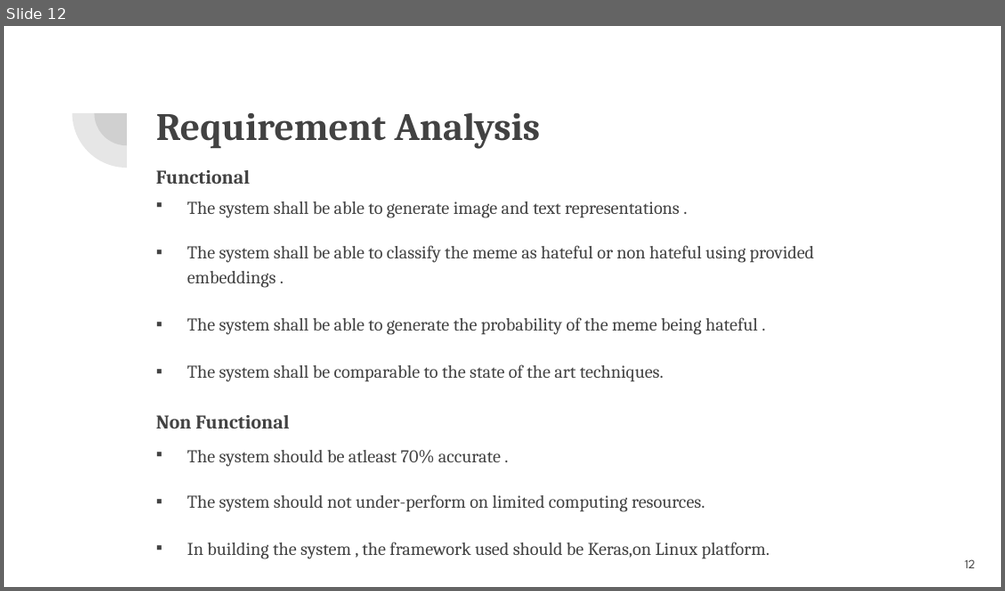
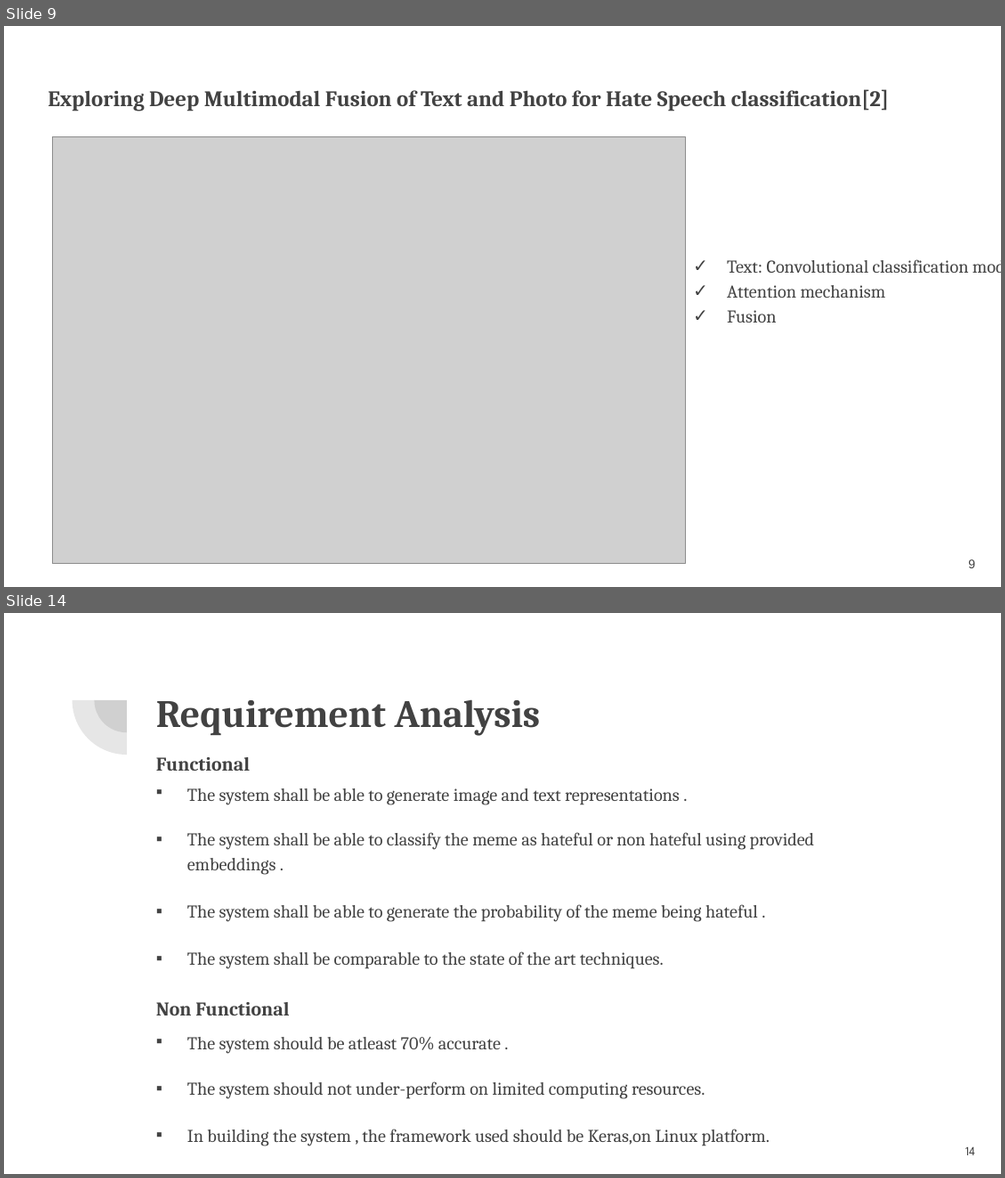
Before and after one commit to VarunBohara/Mini-Project-Documents, a slide deck: MINI PROJECT REVIEW.pptx. Shown one above the other, each under a label of ours: slide 12 before the commit, slides 9 and 14 after it; the slides between them are not shown. The pictures are 1005x591 and 1005x1178 pixels, drawn with LibreOffice and Linux fonts; fonts in the diff are those of the drawing; grey boxes stand for pictures. Boxes give left, top, right and bottom in pixels: in the first picture for what was removed or moved away, otherwise in the second. Text is boxed around its words. In the diff, an @@ line names an element or a change of style, - is before the commit and + after.

```diff
--- a/MINI PROJECT REVIEW.pptx
+++ b/MINI PROJECT REVIEW.pptx
@@ slide 9 added at (x1=4, y1=26, x2=1001, y2=587), background #FFFFFF @@
@@ title added at (x1=48, y1=89, x2=889, y2=111), 16 pt, text #424242, bold @@
+Exploring Deep Multimodal Fusion of Text and Photo for Hate Speech classification[2]
@@ picture added at (x1=53, y1=136, x2=686, y2=564) @@
@@ text added at (x1=727, y1=259, x2=969, y2=322), 13 pt, text #424242 @@
+✓ Text: Convolutional classification model
+✓ Attention mechanism
+✓ Fusion
@@ page number added at (x1=968, y1=559, x2=975, y2=568), 9 pt, text #424242 @@
+9
@@ what was slide 12 is now slide 14 @@
@@ page number at (x1=965, y1=1146, x2=975, y2=1155): text changed @@
-12
+14
```
Also in this commit, not shown: 5 slides changed, 1 other slide added, 2 other files.
